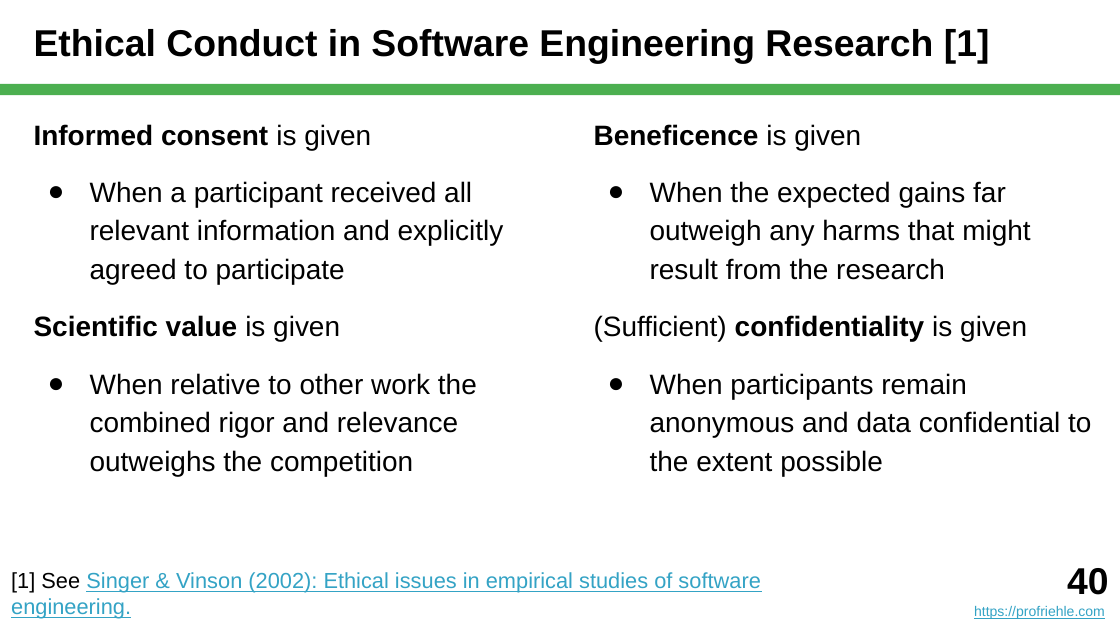
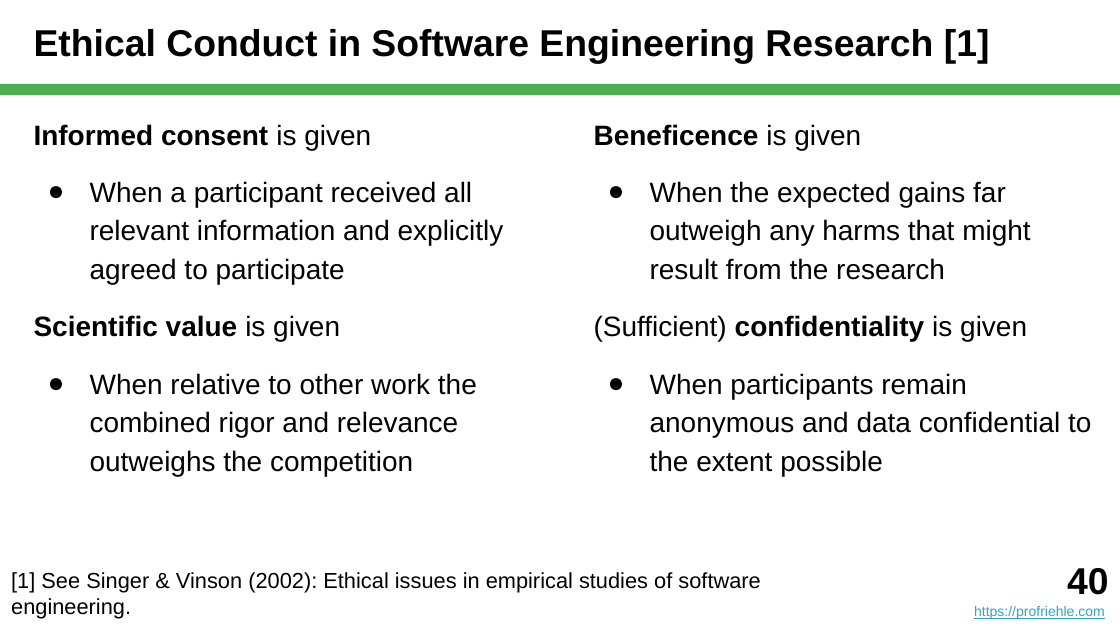
Before and after one commit to dirkriehle/nyt-course, a slide deck: slide 40 of Lecture slides/NYT B01 - What is Science.pptx. Drawn at 1120x630 pixels with LibreOffice and Linux fonts; fonts in the diff are those of the drawing. Boxes give left, top, right and bottom in pixels: in the first picture for what was removed or moved away, otherwise in the second. Text is boxed around its words. In the diff, an @@ line names an element or a change of style, - is before the commit and + after.

```diff
--- a/Lecture slides/NYT B01 - What is Science.pptx
+++ b/Lecture slides/NYT B01 - What is Science.pptx
@@ text "[1] See Singer & Vinson ..." at (11, 572, 760, 619): text colour #34A3C5 to #000000, underline off @@
```
Also in this commit, not shown: 6 other slides changed, 29 other files.
